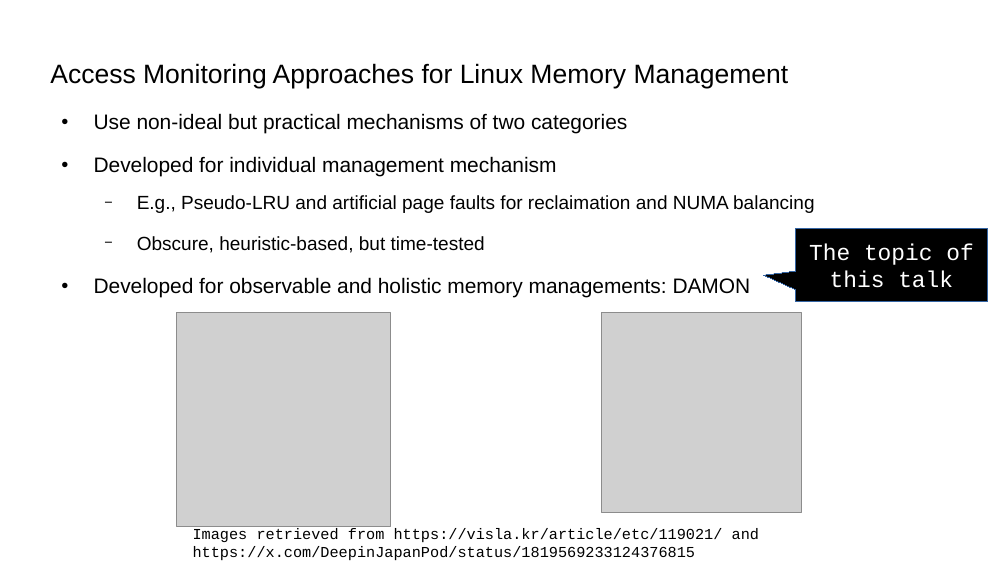
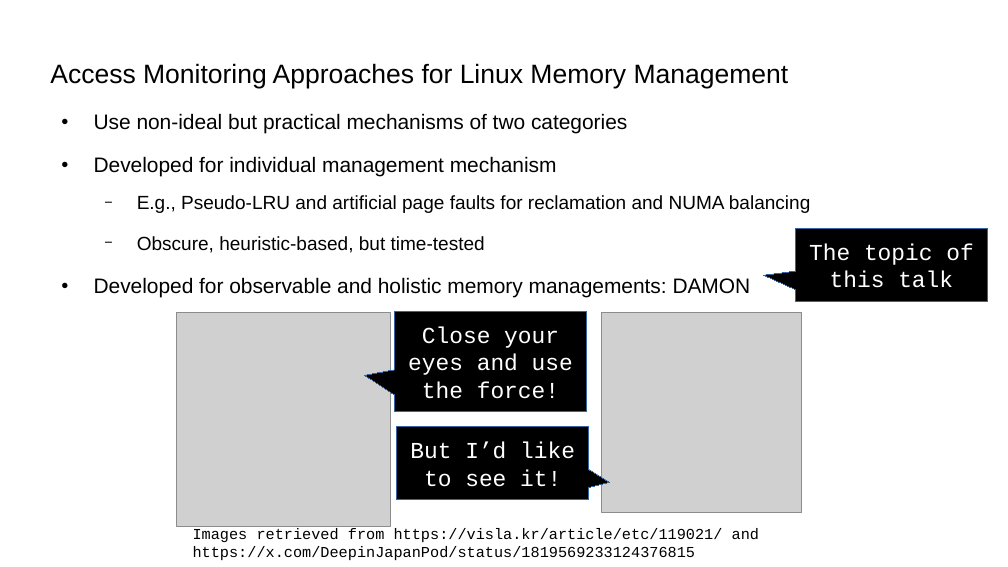
Before and after one commit to damonitor/talks, a slide deck: slide 22 of 2025/kernel_recipes/damon_kernel_recipes2025.odp (slide 18 before the commit). Drawn at 1008x567 pixels with LibreOffice and Linux fonts; fonts in the diff are those of the drawing; grey boxes stand for pictures. Boxes give left, top, right and bottom in pixels: in the first picture for what was removed or moved away, otherwise in the second. Text is boxed around its words. In the diff, an @@ line names an element or a change of style, - is before the commit and + after.

```diff
--- a/2025/kernel_recipes/damon_kernel_recipes2025.odp
+++ b/2025/kernel_recipes/damon_kernel_recipes2025.odp
@@ text at [137, 195, 810, 213]: text changed @@
-  − E.g., Pseudo-LRU and artificial page faults for reclaimation and NUMA balancing
+  − E.g., Pseudo-LRU and artificial page faults for reclamation and NUMA balancing
@@ speech box added at [394, 312, 586, 412], fill #000000, outline #3465A4 0 pt, 18 pt, text #FFFFFF @@
+Close your eyes and use the force!
@@ speech box added at [397, 427, 589, 500], fill #000000, outline #3465A4 0 pt, 18 pt, text #FFFFFF @@
+But I’d like to see it!
```
Also in this commit, not shown: 28 other slides changed, 5 slides added, 1 slide removed, 1 other file.
